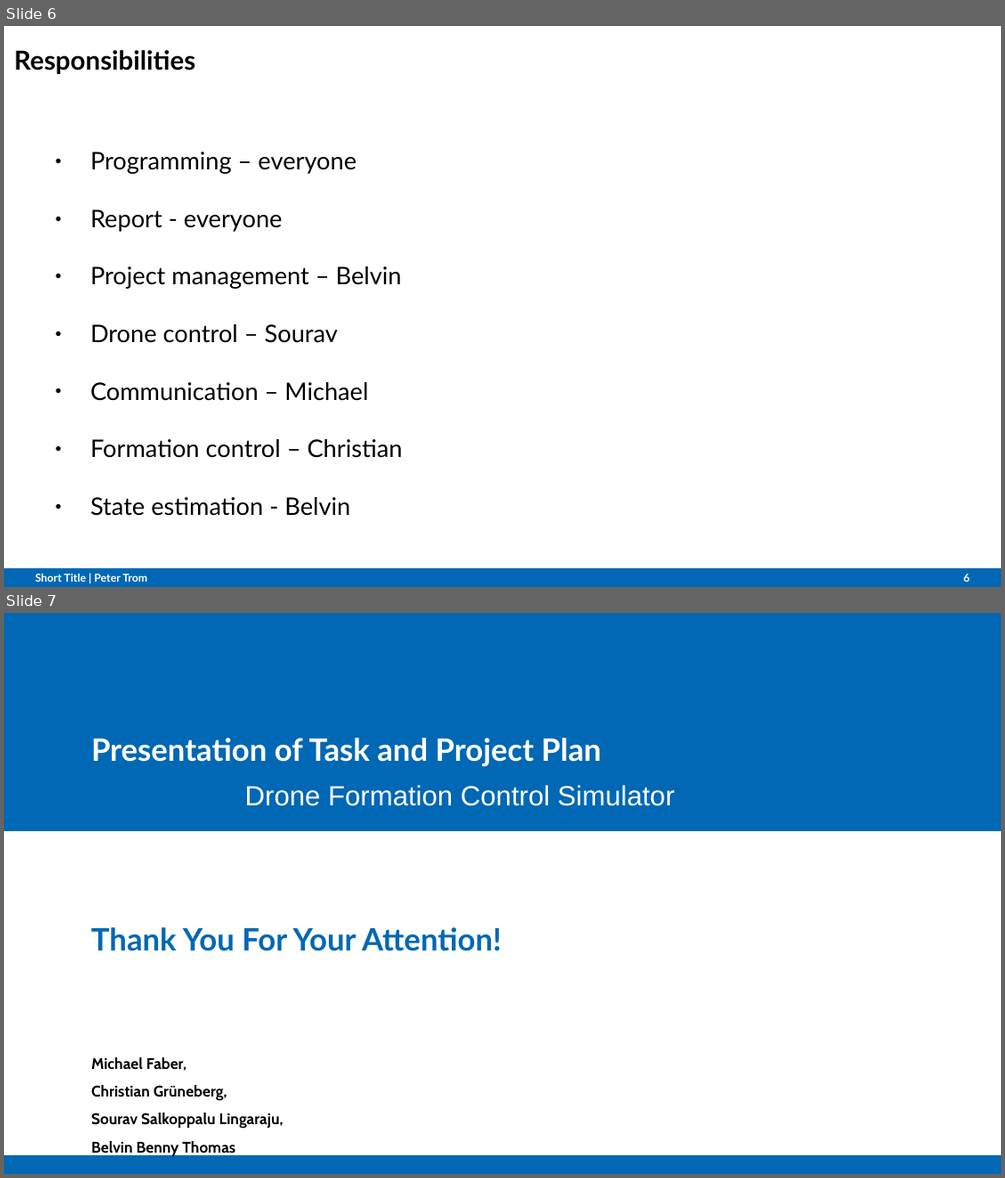
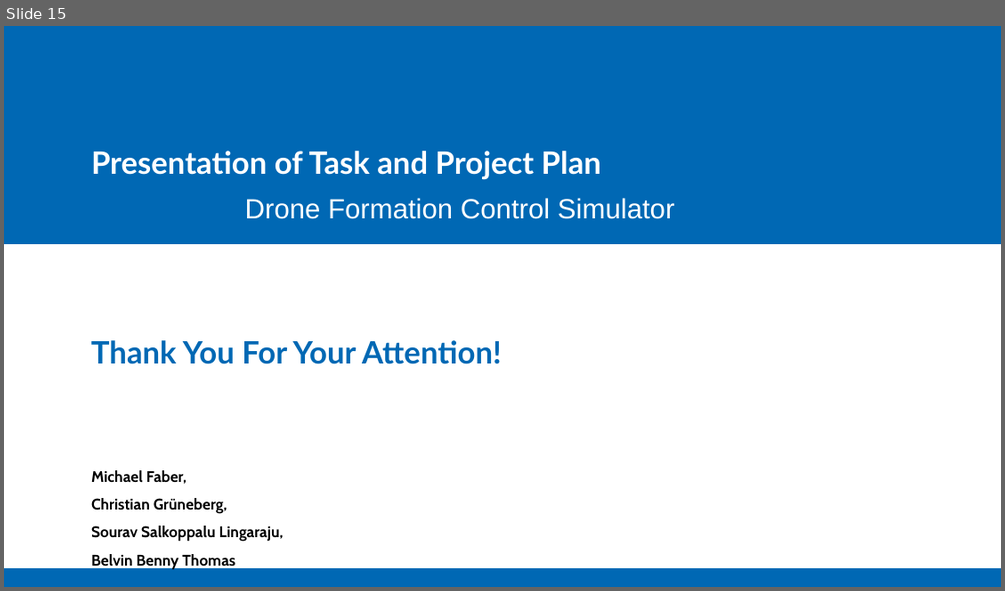
Before and after one commit to Belvin7/Drone_Project_personal-, a slide deck: AMS_Project_Plan.odp. Shown one above the other, each under a label of ours: slides 6 and 7 before the commit, slide 15 after it. The pictures are 1005x1178 and 1005x591 pixels, drawn with LibreOffice and Linux fonts; fonts in the diff are those of the drawing; background and template pictures are left out. Boxes give left, top, right and bottom in pixels: in the first picture for what was removed or moved away, otherwise in the second. Text is boxed around its words. In the diff, an @@ line names an element or a change of style, - is before the commit and + after.

```diff
--- a/AMS_Project_Plan.odp
+++ b/AMS_Project_Plan.odp
@@ slide 6 removed at [4,26,1001,587], background #FFFFFF; not listed: 1 template element that a slide beside it also shows @@
@@ title removed at [14,50,195,74] @@
-Responsibilities
@@ text removed at [90,151,403,516] @@
-● Programming – everyone
-● Report - everyone
-● Project management – Belvin
-● Drone control – Sourav
-● Communication – Michael
-● Formation control – Christian
-● State estimation - Belvin
@@ text removed at [35,573,147,581] @@
-Short Title | Peter Trom
@@ page number removed at [963,573,970,581] @@
-6
@@ what was slide 7 is now slide 15 @@
```
Also in this commit, not shown: 2 slides changed, 12 slides added, 3 other slides removed.
